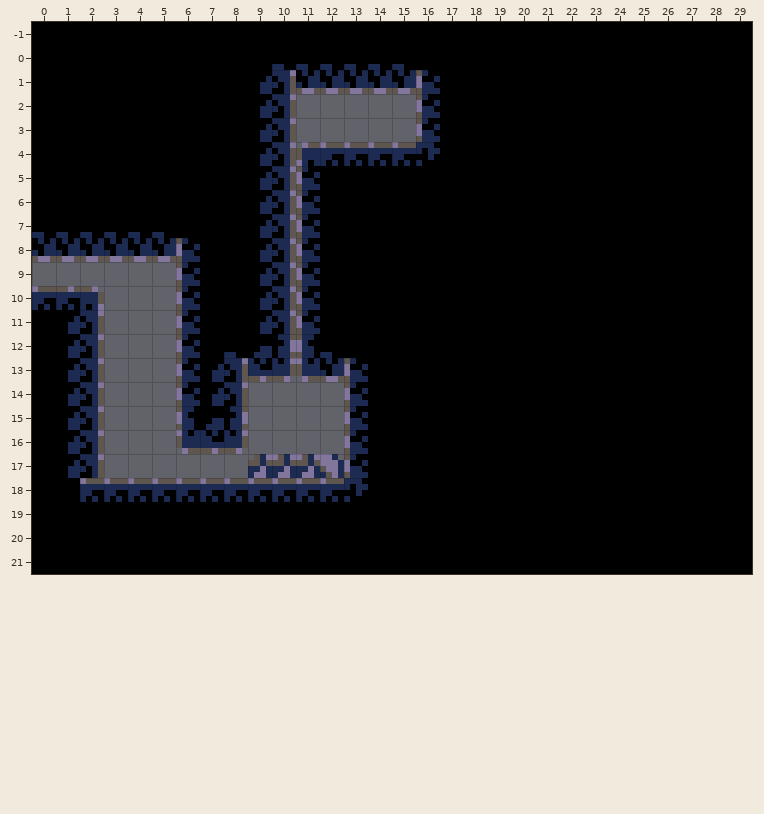
Two states of a Tiled map, data/maps/a01.tmx. The picture above is the old version.
Cells are 8x8 px. Shown: x 0..29, y -1..21. The commit also replaced the tileset; all pictures use the new one.
And afterwards:
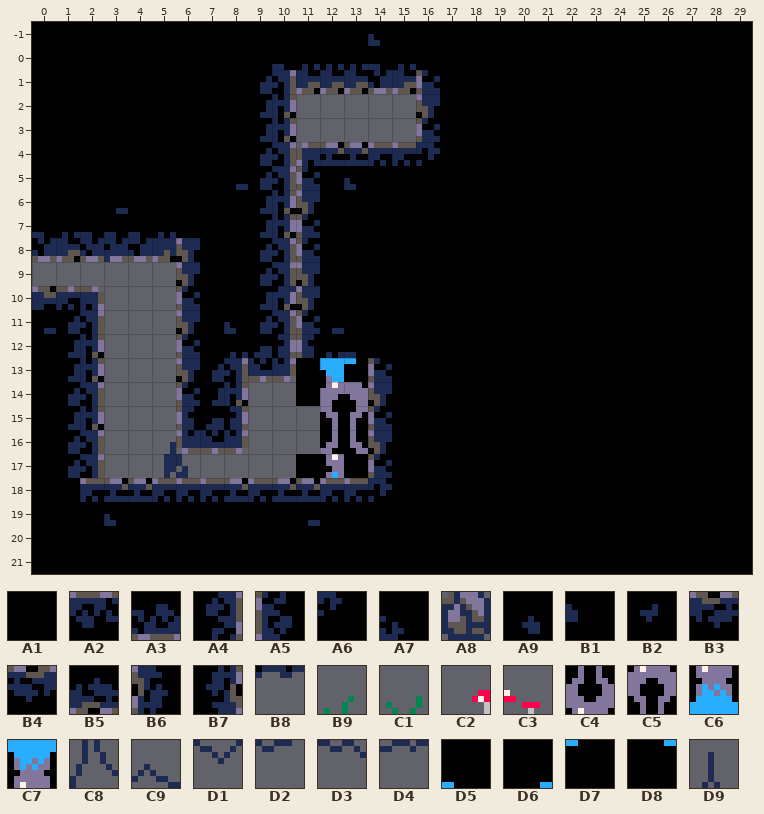
Key: from "tileset": A1 0, A2 1, A3 1 turned 180, A4 2, A5 2 turned 180, A6 4 flipped left-right, A7 4 turned 180, A8 6, A9 7, B1 8, B2 9, B3 10, B4 10 flipped left-right, B5 10 flipped up-down, B6 11, B7 11 turned 180, B8 32 "decor", B9 40 "decor", C1 41 "decor", C2 44 "decor", C3 45 "decor", C4 62 "decor", C5 62 flipped up-down "decor", C6 63, C7 63 flipped up-down, C8 64 flipped up-down "decor", C9 65 flipped up-down "decor", D1 66 "decor", D2 67 "decor", D3 68 "decor", D4 69 "decor", D5 79 "decor", D6 79 flipped left-right "decor", D7 79 flipped up-down "decor", D8 79 turned 180 "decor", D9 80 flipped up-down "decor".
__ is an empty cell.
What changed:
Layer "Tiles":
y 0: x 13..14 A1 A1 -> A9 B1
y 1: x 11..13 A3 A3 A3 -> B5 B5 B5; x 15 A3 -> B5
y 3: x 9 A4 -> B7; x 16 A5 -> B6
y 4: x 9 A4 -> B7
y 5: x 12..13 A2 A2 -> B4 B4
y 6: x 8 A1 -> B2; x 12..13 A1 A1 -> A9 B1
y 7: x 3 A1 -> B2; x 9 A4 -> B7; x 11 A5 -> B6
y 8: x 1 A3 -> B5; x 5 A3 -> B5; x 9 A4 -> B7
y 9: x 2..6 __ __ __ __ A5 -> D1 D2 D3 D4 B6
y 10: x 6 A5 -> B6; x 11 A5 -> B6
y 11: x 0 A2 -> B3; x 9..11 A4 __ A5 -> B7 B8 B6
y 12: x 0 A1 -> B2; x 6..8 A5 A1 A1 -> B6 A9 B1; x 12 A1 -> B2
y 13: x 1 A4 -> B7; x 8 A3 -> B5; x 12..14 A3 A7 A1 -> B5 A3 A7
y 14: x 1 A4 -> B7; x 6 A5 -> B6; x 11..14 __ __ A5 A1 -> D8 C7 D7 A5
y 15: x 7 A4 -> B7; x 12..14 __ A5 A1 -> C5 __ B6
y 16: x 1 A4 -> B7; x 13..14 A5 A1 -> __ A5
y 17: x 5 __ -> D9; x 12..14 __ A5 A1 -> C4 __ B6
y 18: x 2 __ -> B9; x 5..14 __ __ __ __ A8 A8 A8 __ A5 A1 -> C8 C9 B9 C1 C2 C3 D6 C6 D5 A5
y 19: x 3..4 A2 A2 -> B4 B4; x 8 A2 -> B4; x 10..11 A2 A2 -> B4 B4; x 13..14 A6 A1 -> A2 A6
y 20: x 2..3 A1 A1 -> A9 B1; x 11 A1 -> B2
